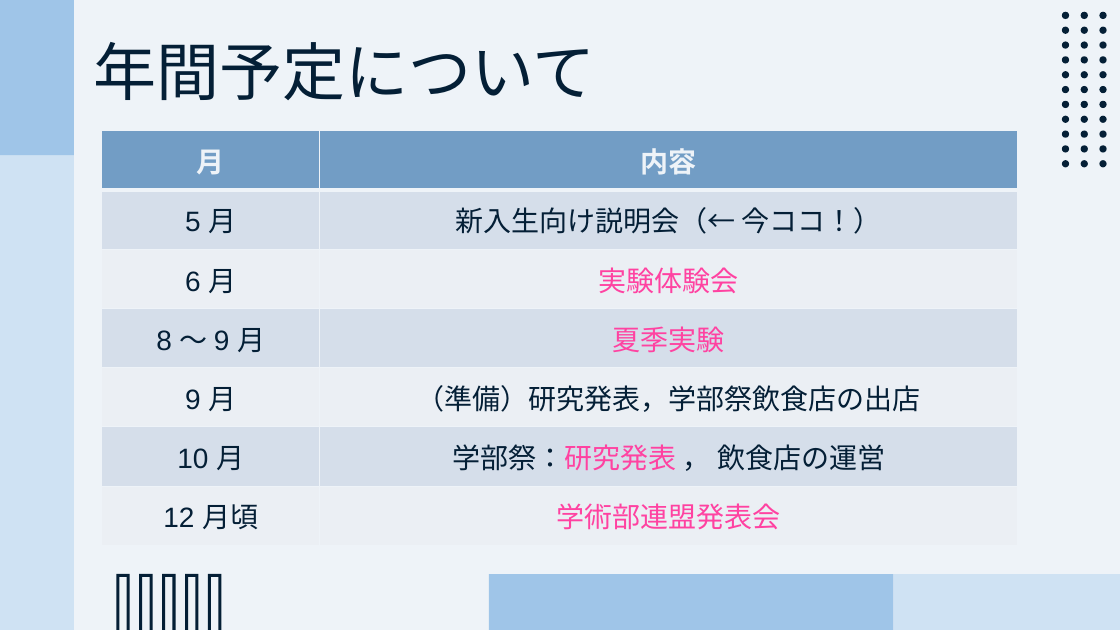
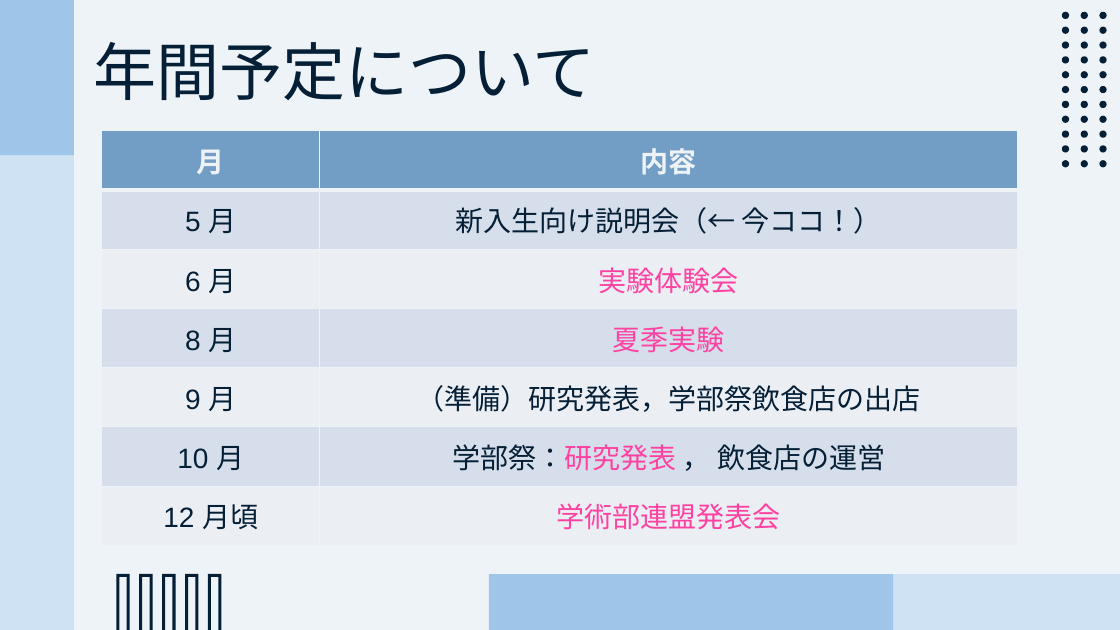
Before and after one commit to CL-ken/CL-ken.github.io, a slide deck: slide 4 of 2026/26_Welcome.pptx. Drawn at 1120x630 pixels with LibreOffice and Linux fonts; fonts in the diff are those of the drawing. Boxes give left, top, right and bottom in pixels: in the first picture for what was removed or moved away, otherwise in the second. Text is boxed around its words. In the diff, an @@ line names an element or a change of style, - is before the commit and + after.

```diff
--- a/2026/26_Welcome.pptx
+++ b/2026/26_Welcome.pptx
@@ table at (102, 131, 1017, 546) @@
-row 4, column 1: 8 ～ 9 月
+row 4, column 1: 8 月
```
Also in this commit, not shown: 1 other file.
